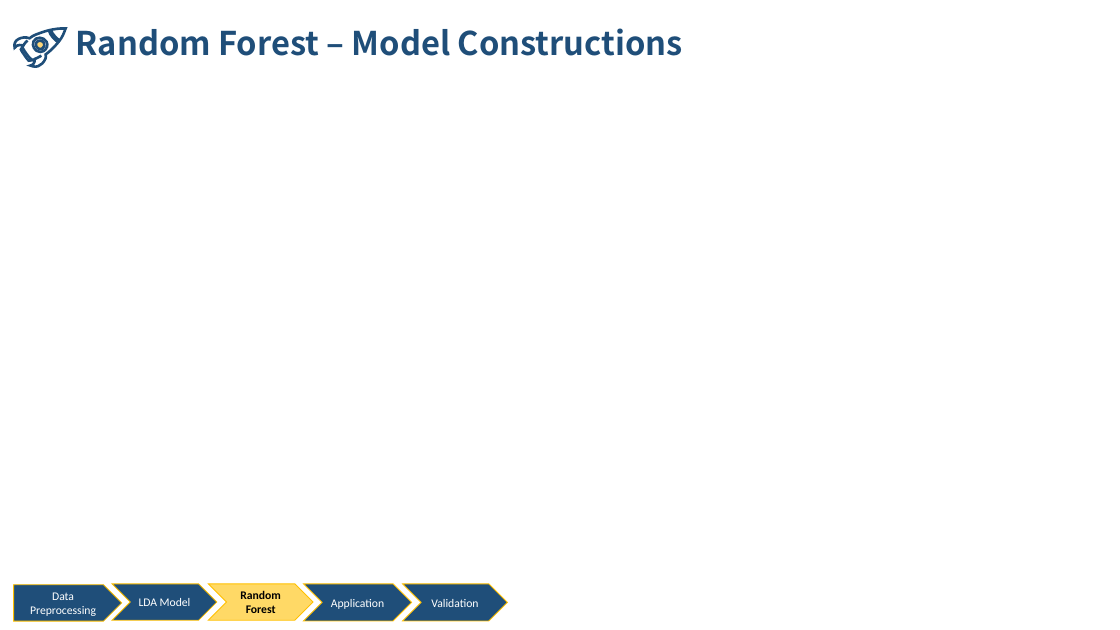
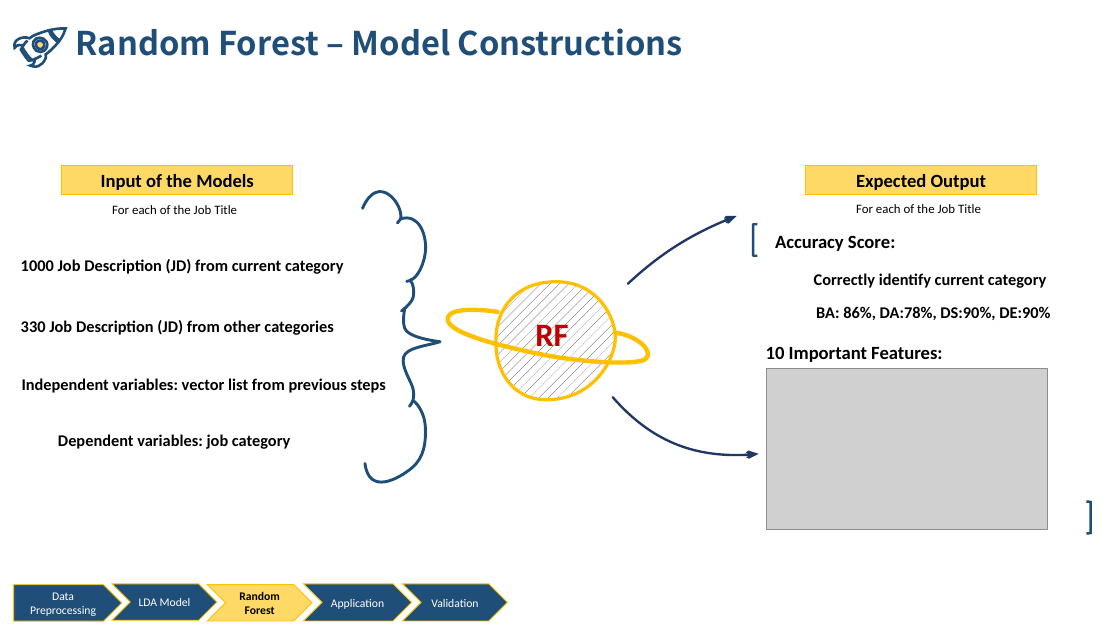
Before and after one commit to nliao917/Accerlate-Your-OFFER, a slide deck: slide 6 of BA Final Project.pptx. Drawn at 1120x630 pixels with LibreOffice and Linux fonts; fonts in the diff are those of the drawing; grey boxes stand for pictures. Boxes give left, top, right and bottom in pixels: in the first picture for what was removed or moved away, otherwise in the second. Text is boxed around its words. In the diff, an @@ line names an element or a change of style, - is before the commit and + after.

```diff
--- a/BA Final Project.pptx
+++ b/BA Final Project.pptx
@@ rectangle added at [61, 166, 292, 195], fill #FFD966, outline #FFC000 1 pt, 16 pt, text #000000, bold @@
+Input of the Models
@@ rectangle added at [806, 166, 1037, 195], fill #FFD966, outline #FFC000 1 pt, 16 pt, text #000000, bold @@
+Expected Output
@@ text added at [112, 205, 237, 214], 11 pt, text #000000 @@
+For each of the Job Title
@@ text added at [856, 204, 981, 213], 11 pt, text #000000 @@
+For each of the Job Title
@@ freeform shape added at [625, 210, 737, 284], outline #203864 2 pt @@
@@ left bracket added at [754, 224, 758, 256], outline #1F4E79 2 pt @@
@@ text added at [775, 235, 895, 251], 16 pt, text #000000, bold @@
+Accuracy Score:
@@ text added at [21, 259, 343, 274], 14 pt, text #000000, bold @@
+1000 Job Description (JD) from current category
@@ group added at [363, 192, 440, 482]: 5 freeform shapes @@
@@ freeform shape added at [497, 281, 616, 400], fill pattern #34322F on #FFFFFF, outline #FFC000 2.75 pt @@
@@ text added at [814, 273, 1046, 288], 14 pt, text #000000, bold @@
+Correctly identify current category
@@ text added at [21, 320, 333, 335], 14 pt, text #000000, bold @@
+330 Job Description (JD) from other categories
@@ freeform shape added at [448, 310, 648, 363], outline #FFC000 3.75 pt @@
@@ text added at [535, 320, 568, 355], 28 pt, text #C00000, bold @@
+RF
@@ text added at [816, 306, 1050, 320], 14 pt, text #000000, bold @@
+BA: 86%, DA:78%, DS:90%, DE:90%
@@ text added at [766, 346, 942, 362], 16 pt, text #000000, bold @@
+10 Important Features:
@@ text added at [22, 378, 386, 393], 14 pt, text #000000, bold @@
+Independent variables: vector list from previous steps
@@ picture added at [767, 369, 1048, 529] @@
@@ freeform shape added at [606, 393, 760, 475], outline #203864 2 pt @@
@@ text added at [58, 434, 290, 449], 14 pt, text #000000, bold @@
+Dependent variables: job category
@@ right bracket added at [1086, 502, 1091, 534], outline #1F4E79 2 pt @@
```
Also in this commit, not shown: 4 other slides changed, 5 other files.
